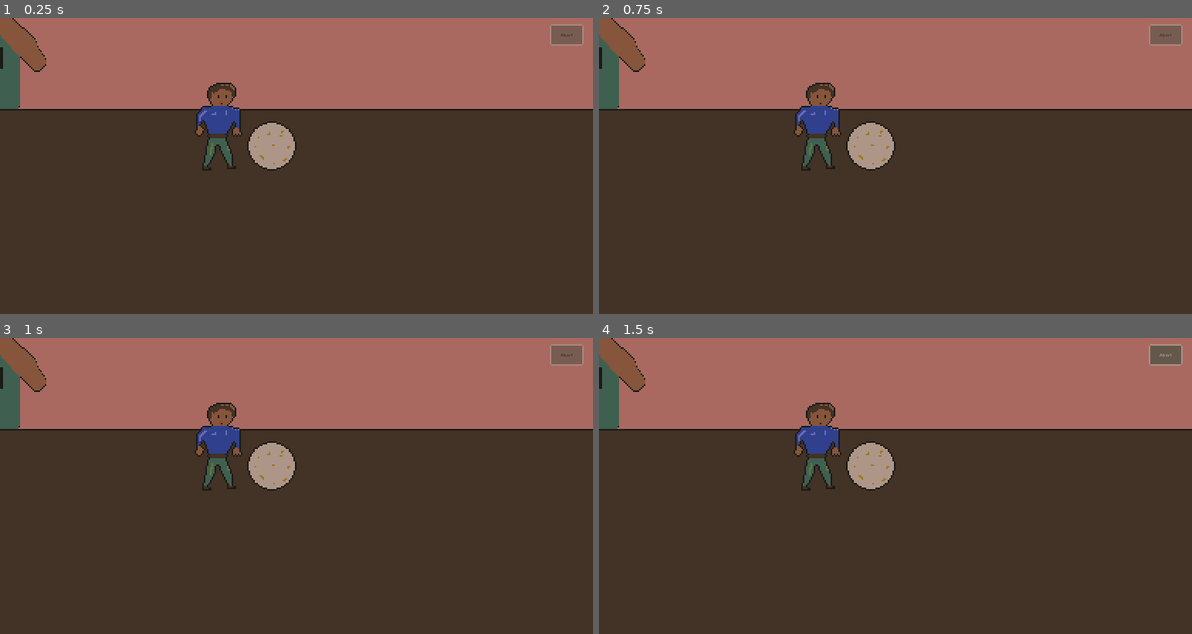
Above: before the commit, frames 1-4 (two rows, left to right).
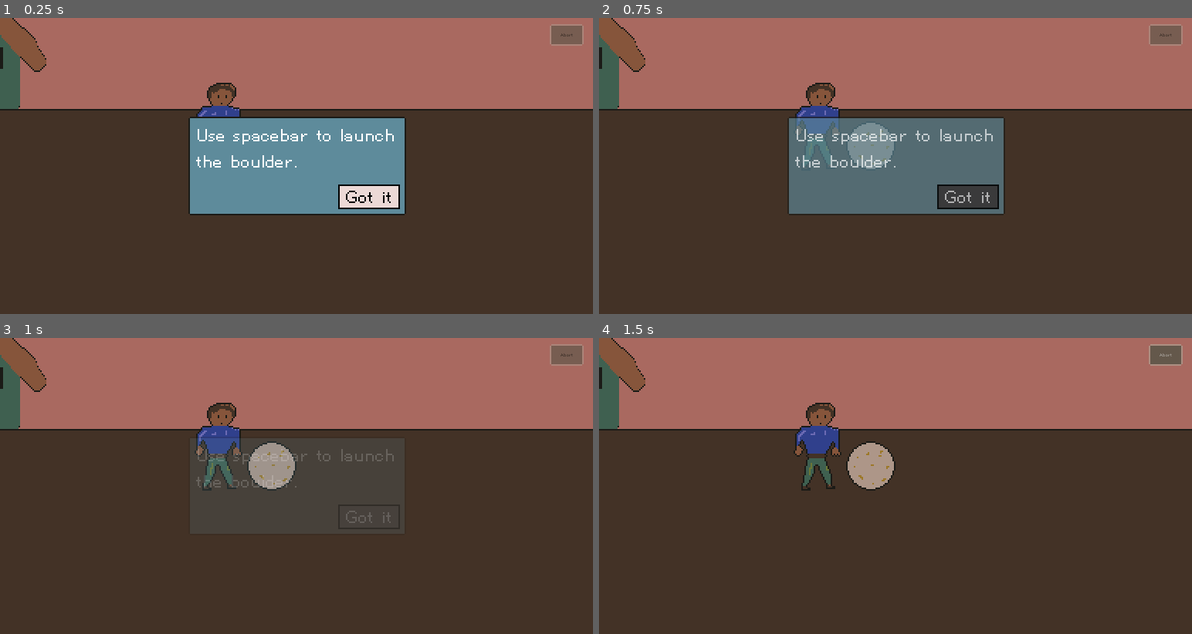
Above: after the commit, the same moments.

Repository: nolenroyalty/sisyphus-needs-a-nap
Game: Godot game, scene res://Flight/Flight.tscn
Same seed, same stepped clock (60 frames per second), same inputs: the game is played once before the commit and once after it.
Inputs (mouse positions are in pixels of both pictures, inside the frame that each line leads up to):
- Up to frame 1 (0.25 s): no input
- Up to frame 2 (0.75 s): click (966, 195) at 0.5 s, where only the run after the commit has a clickable "Got it"
- Up to frame 3 (1 s): no input
- Up to frame 4 (1.5 s): click "Abort" at 1.25 s

The runs differ from the first frame. In frame 1, 12% of the frame differs, in the area x 31-69%, y 33-67%; in frame 2, 12%; in frame 3, 0.4%; in frame 4, nothing differs.

Commit message:
add system for display tutorials

Diff:
--- a/Flight/Flight.gd
+++ b/Flight/Flight.gd
@@ -24,13 +24,14 @@
 
 onready var boulder = $Boulder
 onready var scoreScreen = $ScoreScreen
+onready var text_display = $TextDisplay
 onready var player = $Launch/Player
 onready var audioStreamPlayer : AudioStreamPlayer2D = $Boulder/BouncePlayer
 onready var bottom_bar : FlightBottomBar = $FlightBottomBar
 
 enum SUPERBOUNCE_STATE {NONE, BOUNCING}
 enum SOUNDS { BOUNCE, SUPERBOUNCE, PARACHUTE, SLINGSHOT }
-enum LAUNCH_STATE { AWAITING_LAUNCH, LAUNCHED, FROZEN }
+enum LAUNCH_STATE { DISPLAYING_FACTS, AWAITING_LAUNCH, LAUNCHED, FROZEN }
 
 var velocity = Vector2()
 var frozen = true
@@ -44,7 +45,7 @@
 var parachute_deployed = false
 var in_cave = false
 var landmarks = []
-var launch_state = LAUNCH_STATE.AWAITING_LAUNCH
+var launch_state = LAUNCH_STATE.DISPLAYING_FACTS
 
 
 func calculate_gravity():
@@ -57,6 +58,7 @@
 	var starting_velocity = DEFAULT_STARTING_VELOCITY
 	var multiplier = 1
 	match State.strength_level:
+		0: multiplier = 1.0
 		1: multiplier = 1.5
 		2: multiplier = 1.9
 		3: multiplier = 2.3
@@ -99,12 +101,17 @@
 	if launch_state != LAUNCH_STATE.LAUNCHED: return
 	freeze_and_display_scores(true)
 
+func handle_fact_display_gone():
+	launch_state = LAUNCH_STATE.AWAITING_LAUNCH
+
 func _ready():
+	State.display_fact_if_we_havent_yet(State.FACT.SPACEBAR)
 	flightscore = FlightScore.new(boulder)
 	var _ignore = scoreScreen.connect("continue_pressed", self, "continue_pressed")
 	_ignore = bottom_bar.connect("parachute_deployed_via_click", self, "try_to_deploy_parachute_from_bottom_bar")
 	_ignore = bottom_bar.connect("abort_clicked", self, "handle_abort")
 	_ignore = boulder.connect("boulder_clicked", self, "handle_boulder_clicked")
+	_ignore = text_display.connect("no_facts_are_displayed", self, "handle_fact_display_gone")
 	# Make it easy to move the boulder around for testing purposes and then snap it
 	# back to where it needs to be when we aren't testing
 	boulder.position = Vector2(-1230, 448)
@@ -121,6 +128,8 @@
 
 		if terrain.is_in_group("landmark"):
 			landmarks.append(terrain)
+
+	text_display.maybe_display_facts()
 
 func play_sound(sound):
 	# Maybe the bounce stuff here should live in the boulder scene idk.
--- a/Flight/Flight.tscn
+++ b/Flight/Flight.tscn
@@ -16,6 +16,7 @@
 [ext_resource path="res://Terrain/Lava.tscn" type="PackedScene" id=14]
 [ext_resource path="res://Terrain/SteepestSlope.tscn" type="PackedScene" id=15]
 [ext_resource path="res://Terrain/EndingSlope.tscn" type="PackedScene" id=16]
+[ext_resource path="res://UI/TextDisplay.tscn" type="PackedScene" id=17]
 
 [node name="Flight" type="Node2D"]
 script = ExtResource( 4 )
@@ -423,3 +424,5 @@
 margin_right = 1942.0
 margin_bottom = 362.0
 color = Color( 0.262745, 0.196078, 0.14902, 1 )
+
+[node name="TextDisplay" parent="." instance=ExtResource( 17 )]
--- a/Shop/Config.gd
+++ b/Shop/Config.gd
@@ -135,12 +135,14 @@
 			State.block_height += 1
 		ITEM.PARACHUTE:
 			State.has_parachute = true
+			State.display_fact_if_we_havent_yet(State.FACT.PARACHUTE)
 		ITEM.OIL:
 			State.oil_level += 1
 		ITEM.STRENGTH:
 			State.strength_level += 1
 		ITEM.SLINGSHOT:
 			State.has_slingshot = true
+			State.display_fact_if_we_havent_yet(State.FACT.SLINGSHOT)
 		_:
 			print("unexpected item kind")
 
--- a/State/State.gd
+++ b/State/State.gd
@@ -1,4 +1,7 @@
 extends Node
+
+enum FACT { SPACEBAR, PARACHUTE, SLINGSHOT }
+enum FACT_STATE { NOT_YET_DISPLAYED, SHOULD_DISPLAY, ALREADY_DISPLAYED }
 
 var rest = 0
 var block_height : int = 0
@@ -7,7 +10,9 @@
 var has_slingshot = false
 var strength_level = 0
 var launch_day = 1
-var testing_level = 0
+var testing_level = 1
+
+var fact_state = {}
 
 func add_rest(amount : int):
 	rest += amount
@@ -29,6 +34,15 @@
 		block_height = testing_level
 		oil_level = testing_level
 
+func display_fact_if_we_havent_yet(fact):
+	if fact_state[fact] == FACT_STATE.NOT_YET_DISPLAYED:
+		print("displaying fact: " + str(fact))
+		fact_state[fact] = FACT_STATE.SHOULD_DISPLAY
+
+func fact_was_displayed(fact):
+	fact_state[fact] = FACT_STATE.ALREADY_DISPLAYED
+
 func _ready():
-	set_test_values()
-	pass
+	# set_test_values()
+	for fact in FACT.values():
+		fact_state[fact] = FACT_STATE.NOT_YET_DISPLAYED
--- /dev/null
+++ b/UI/FactDisplay.gd
@@ -0,0 +1,13 @@
+extends Control
+
+onready var button = $Button
+onready var animation_player = $AnimationPlayer
+signal fade_complete()
+
+func fade_away():
+	animation_player.play("fadeaway")
+	yield(animation_player, "animation_finished")
+	emit_signal("fade_complete")
+
+func _ready():
+	button.connect("pressed", self, "fade_away")
--- /dev/null
+++ b/UI/FactDisplay.tscn
@@ -0,0 +1,112 @@
+[gd_scene load_steps=5 format=2]
+
+[ext_resource path="res://UI/Sprites/ninepatch-infobox.png" type="Texture" id=1]
+[ext_resource path="res://UI/FactDisplay.gd" type="Script" id=2]
+
+[sub_resource type="Animation" id=1]
+length = 0.001
+tracks/0/type = "value"
+tracks/0/path = NodePath(".:modulate")
+tracks/0/interp = 1
+tracks/0/loop_wrap = true
+tracks/0/imported = false
+tracks/0/enabled = true
+tracks/0/keys = {
+"times": PoolRealArray( 0 ),
+"transitions": PoolRealArray( 1 ),
+"update": 0,
+"values": [ Color( 1, 1, 1, 1 ) ]
+}
+tracks/1/type = "value"
+tracks/1/path = NodePath(".:visible")
+tracks/1/interp = 1
+tracks/1/loop_wrap = true
+tracks/1/imported = false
+tracks/1/enabled = true
+tracks/1/keys = {
+"times": PoolRealArray( 0 ),
+"transitions": PoolRealArray( 1 ),
+"update": 0,
+"values": [ true ]
+}
+
+[sub_resource type="Animation" id=2]
+resource_name = "fadeaway"
+length = 0.5
+tracks/0/type = "method"
+tracks/0/path = NodePath(".")
+tracks/0/interp = 1
+tracks/0/loop_wrap = true
+tracks/0/imported = false
+tracks/0/enabled = true
+tracks/0/keys = {
+"times": PoolRealArray(  ),
+"transitions": PoolRealArray(  ),
+"values": [  ]
+}
+tracks/1/type = "value"
+tracks/1/path = NodePath(".:modulate")
+tracks/1/interp = 1
+tracks/1/loop_wrap = true
+tracks/1/imported = false
+tracks/1/enabled = true
+tracks/1/keys = {
+"times": PoolRealArray( 0, 0.5 ),
+"transitions": PoolRealArray( 1, 1 ),
+"update": 0,
+"values": [ Color( 1, 1, 1, 1 ), Color( 1, 1, 1, 0.0470588 ) ]
+}
+tracks/2/type = "value"
+tracks/2/path = NodePath(".:visible")
+tracks/2/interp = 1
+tracks/2/loop_wrap = true
+tracks/2/imported = false
+tracks/2/enabled = true
+tracks/2/keys = {
+"times": PoolRealArray( 0, 0.5 ),
+"transitions": PoolRealArray( 1, 1 ),
+"update": 1,
+"values": [ true, false ]
+}
+
+[node name="FactDisplay" type="Control"]
+margin_right = 141.0
+margin_bottom = 64.0
+script = ExtResource( 2 )
+
+[node name="NinePatchRect" type="NinePatchRect" parent="."]
+anchor_right = 1.0
+anchor_bottom = 1.0
+size_flags_horizontal = 3
+size_flags_vertical = 3
+texture = ExtResource( 1 )
+region_rect = Rect2( 0, 0, 14.9019, 14.9111 )
+patch_margin_left = 5
+patch_margin_top = 5
+patch_margin_right = 5
+patch_margin_bottom = 5
+
+[node name="Label" type="Label" parent="."]
+anchor_right = 1.0
+anchor_bottom = 1.0
+margin_left = 5.0
+margin_top = 5.0
+margin_right = -5.0
+margin_bottom = -23.0
+text = "Use spacebar to launch the boulder."
+autowrap = true
+
+[node name="Button" type="Button" parent="."]
+anchor_left = 1.0
+anchor_top = 1.0
+anchor_right = 1.0
+anchor_bottom = 1.0
+margin_left = -44.0
+margin_top = -20.0
+margin_right = -4.0
+margin_bottom = -4.0
+text = "Got it"
+
+[node name="AnimationPlayer" type="AnimationPlayer" parent="."]
+anims/RESET = SubResource( 1 )
+anims/fadeaway = SubResource( 2 )
--- /dev/null
+++ b/UI/TextDisplay.gd
@@ -0,0 +1,43 @@
+extends CanvasLayer
+
+signal no_facts_are_displayed()
+
+var all_facts = []
+var displayed_facts = {}
+
+func node_for_fact(fact):
+	match fact:
+		State.FACT.SPACEBAR:
+			return $Spacebar
+		State.FACT.PARACHUTE:
+			return $Parachute
+		State.FACT.SLINGSHOT:
+			return $Slingshot
+
+func was_hidden(fact):
+	displayed_facts[fact] = false
+	State.fact_was_displayed(fact)
+	for still_displayed in displayed_facts.values():
+		if still_displayed: return
+	print("No more facts are displayed")
+	emit_signal("no_facts_are_displayed")
+
+func maybe_display_facts():
+	for fact in State.fact_state:
+		var state = State.fact_state[fact]
+		var node = node_for_fact(fact)
+		if state == State.FACT_STATE.SHOULD_DISPLAY:
+			print("displaying a fact %s" % fact)
+			node.show()
+			displayed_facts[fact] = true
+			node.connect("fade_complete", self, "was_hidden", [fact])
+		else:
+			node.hide()
+
+	if len(displayed_facts) == 0:
+		print("No facts are displayed")
+		emit_signal("no_facts_are_displayed")
+
+func _ready():
+	for fact in State.FACT.values():
+		node_for_fact(fact).hide()
--- /dev/null
+++ b/UI/TextDisplay.tscn
@@ -0,0 +1,117 @@
+[gd_scene load_steps=5 format=2]
+
+[ext_resource path="res://UI/FactDisplay.tscn" type="PackedScene" id=1]
+[ext_resource path="res://UI/TextDisplay.gd" type="Script" id=2]
+
+[sub_resource type="Animation" id=1]
+length = 0.001
+tracks/0/type = "value"
+tracks/0/path = NodePath(".:modulate")
+tracks/0/interp = 1
+tracks/0/loop_wrap = true
+tracks/0/imported = false
+tracks/0/enabled = true
+tracks/0/keys = {
+"times": PoolRealArray( 0 ),
+"transitions": PoolRealArray( 1 ),
+"update": 0,
+"values": [ Color( 1, 1, 1, 1 ) ]
+}
+tracks/1/type = "value"
+tracks/1/path = NodePath(".:visible")
+tracks/1/interp = 1
+tracks/1/loop_wrap = true
+tracks/1/imported = false
+tracks/1/enabled = true
+tracks/1/keys = {
+"times": PoolRealArray( 0 ),
+"transitions": PoolRealArray( 1 ),
+"update": 0,
+"values": [ true ]
+}
+
+[sub_resource type="Animation" id=2]
+resource_name = "fadeaway"
+length = 0.5
+tracks/0/type = "method"
+tracks/0/path = NodePath(".")
+tracks/0/interp = 1
+tracks/0/loop_wrap = true
+tracks/0/imported = false
+tracks/0/enabled = true
+tracks/0/keys = {
+"times": PoolRealArray(  ),
+"transitions": PoolRealArray(  ),
+"values": [  ]
+}
+tracks/1/type = "value"
+tracks/1/path = NodePath(".:modulate")
+tracks/1/interp = 1
+tracks/1/loop_wrap = true
+tracks/1/imported = false
+tracks/1/enabled = true
+tracks/1/keys = {
+"times": PoolRealArray( 0, 0.5 ),
+"transitions": PoolRealArray( 1, 1 ),
+"update": 0,
+"values": [ Color( 1, 1, 1, 1 ), Color( 1, 1, 1, 0.0470588 ) ]
+}
+tracks/2/type = "value"
+tracks/2/path = NodePath(".:visible")
+tracks/2/interp = 1
+tracks/2/loop_wrap = true
+tracks/2/imported = false
+tracks/2/enabled = true
+tracks/2/keys = {
+"times": PoolRealArray( 0, 0.5 ),
+"transitions": PoolRealArray( 1, 1 ),
+"update": 1,
+"values": [ true, false ]
+}
+
+[node name="CanvasLayer" type="CanvasLayer"]
+script = ExtResource( 2 )
+
+[node name="Spacebar" parent="." instance=ExtResource( 1 )]
+anchor_left = 0.5
+anchor_top = 0.5
+anchor_right = 0.5
+anchor_bottom = 0.5
+margin_left = -70.5
+margin_top = -32.0
+margin_right = 70.5
+margin_bottom = 32.0
+
+[node name="Parachute" parent="." instance=ExtResource( 1 )]
+anchor_left = 0.5
+anchor_top = 0.5
+anchor_right = 0.5
+anchor_bottom = 0.5
+margin_left = -101.0
+margin_top = -47.0
+margin_right = 101.0
+margin_bottom = 47.0
+
+[node name="Label" parent="Parachute" index="1"]
+text = "The parachute slows your descent and buys you more time. To deploy it hit '1' or click the button in the bottom left"
+
+[node name="Slingshot" parent="." instance=ExtResource( 1 )]
+anchor_left = 0.5
+anchor_top = 0.5
+anchor_right = 0.5
+anchor_bottom = 0.5
+margin_left = -86.5
+margin_top = -41.0
+margin_right = 86.5
+margin_bottom = 41.0
+
+[node name="Label" parent="Slingshot" index="1"]
+text = "To use your slingshot, click on the boulder while its in flight."
+
+[node name="AnimationPlayer" parent="Slingshot" index="3"]
+anims/RESET = SubResource( 1 )
+anims/fadeaway = SubResource( 2 )
+
+[editable path="Spacebar"]
+[editable path="Parachute"]
+[editable path="Slingshot"]
Not shown: 1 places in Flight/Flight.tscn that only renumber resources
Binary file added: UI/Sprites/ninepatch-infobox.png
Not shown, added: UI/Sprites/ninepatch-infobox.png.import
